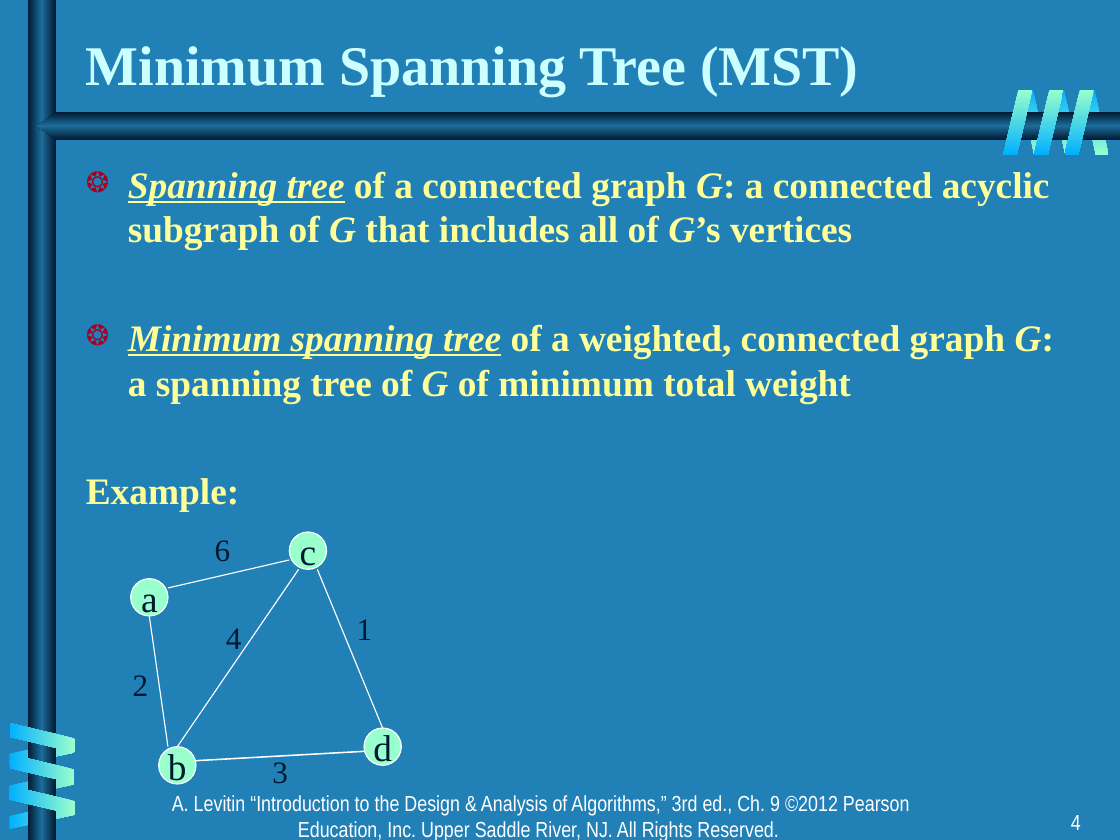
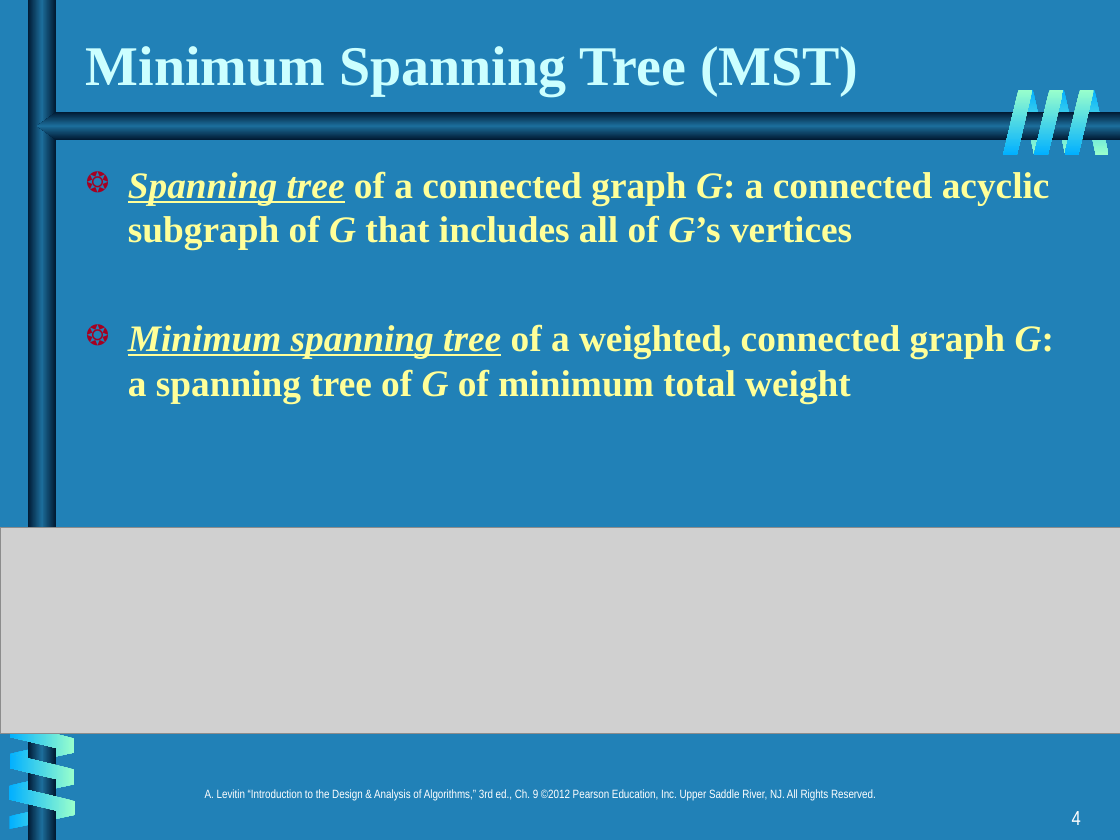
Before and after one commit to CMPT306/CMPT306.github.io, a slide deck: slide 4 of handouts/greedy/ch09.ppt. Drawn at 1120x840 pixels with LibreOffice and Linux fonts; fonts in the diff are those of the drawing; grey boxes stand for pictures. Boxes give left, top, right and bottom in pixels: in the first picture for what was removed or moved away, otherwise in the second. Text is boxed around its words. In the diff, an @@ line names an element or a change of style, - is before the commit and + after.

```diff
--- a/handouts/greedy/ch09.ppt
+++ b/handouts/greedy/ch09.ppt
@@ text at [86,478,239,511]: paragraph removed @@
-Example:
@@ picture added at [0,528,1120,734] @@
@@ ellipse removed at [289,532,326,569] @@
-c
@@ line removed from (168, 588) to (289, 560) @@
@@ line removed from (177, 747) to (299, 569) @@
@@ text removed at [215,540,231,561] @@
-6
@@ line removed from (383, 728) to (317, 569) @@
@@ ellipse removed at [131,579,168,616] @@
-a
@@ line removed from (168, 747) to (149, 616) @@
@@ text removed at [226,628,242,655] @@
-4
@@ text removed at [357,619,373,640] @@
-1
@@ text removed at [133,675,149,696] @@
-2
@@ ellipse removed at [159,747,196,784] @@
-b
@@ ellipse removed at [364,728,401,765] @@
-d
@@ line removed from (196, 760) to (364, 752) @@
@@ text removed at [272,762,288,783] @@
-3
@@ text "A. Levitin “Introduction to the ..." at [205,789,876,801]: size 14 to 7.7 pt; line spacing 1 to 0.8 @@
@@ page number at [1072,811,1081,825]: size 14 to 12.9 pt; line spacing 1 to 0.9 @@
```
Also in this commit, not shown: 12 other slides changed, 4 slides added, 2 other files.
